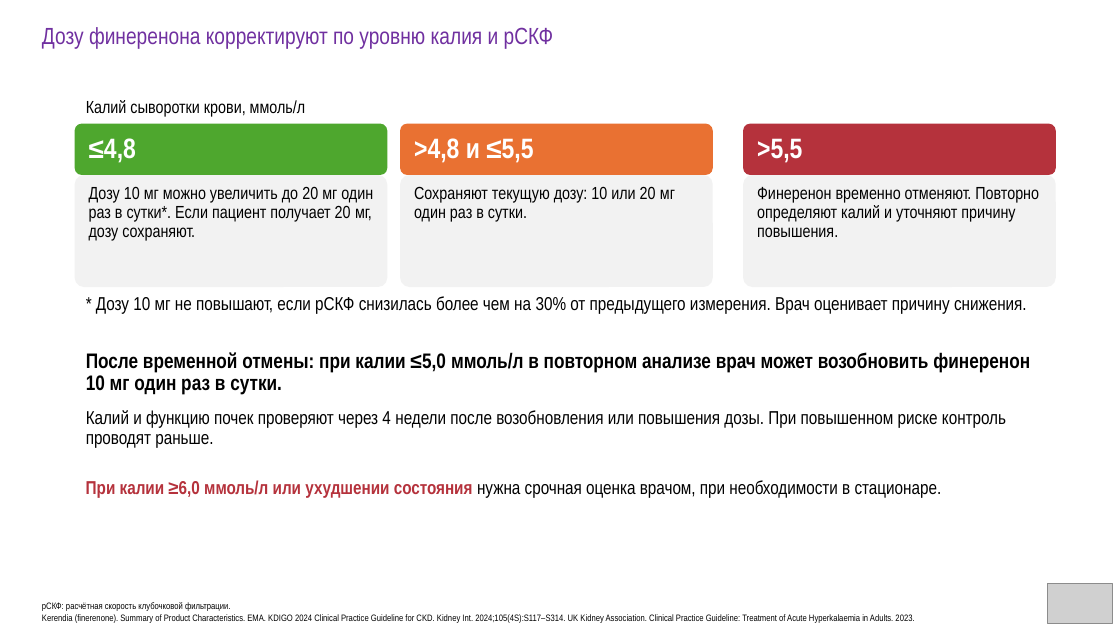
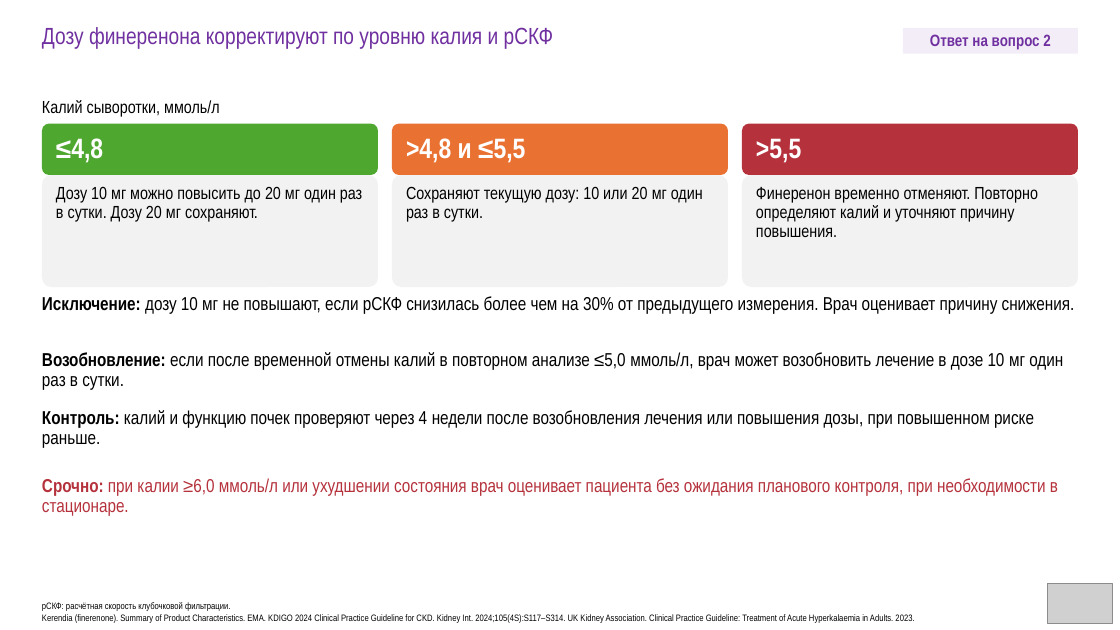
Before and after one commit to drabdulbosit1-eng/my-test-cloud, a slide deck: slide 34 of finerenone/Finerenone_Levin_reviewed.pptx (slide 32 before the commit). Drawn at 1120x630 pixels with LibreOffice and Linux fonts; fonts in the diff are those of the drawing; grey boxes stand for pictures. Boxes give left, top, right and bottom in pixels: in the first picture for what was removed or moved away, otherwise in the second. Text is boxed around its words. In the diff, an @@ line names an element or a change of style, - is before the commit and + after.

```diff
--- a/finerenone/Finerenone_Levin_reviewed.pptx
+++ b/finerenone/Finerenone_Levin_reviewed.pptx
@@ rectangle added at (x1=903, y1=28, x2=1078, y2=54), fill #F3EDF8, 14 pt, text #7030A0, bold @@
+Ответ на вопрос 2
@@ text at (x1=42, y1=100, x2=219, y2=117): text changed @@
-Калий сыворотки крови, ммоль/л
+Калий сыворотки, ммоль/л
@@ rounded rectangle resized from (x1=75, y1=124, x2=387, y2=175) to (x1=42, y1=124, x2=378, y2=175) @@
@@ text "≤4,8" moved from (x1=89, y1=138, x2=136, y2=163) to (x1=56, y1=138, x2=103, y2=163) @@
@@ rounded rectangle resized from (x1=400, y1=124, x2=712, y2=175) to (x1=392, y1=124, x2=728, y2=175) @@
@@ text ">4,8 и ≤5,5" moved from (x1=414, y1=138, x2=533, y2=163) to (x1=406, y1=138, x2=525, y2=163) @@
@@ rounded rectangle resized from (x1=744, y1=124, x2=1056, y2=175) to (x1=742, y1=124, x2=1078, y2=175) @@
@@ rounded rectangle resized from (x1=75, y1=175, x2=387, y2=287) to (x1=42, y1=175, x2=378, y2=287) @@
@@ rounded rectangle resized from (x1=400, y1=175, x2=712, y2=287) to (x1=392, y1=175, x2=728, y2=287) @@
@@ rounded rectangle resized from (x1=744, y1=175, x2=1056, y2=287) to (x1=742, y1=175, x2=1078, y2=287) @@
@@ text at (x1=56, y1=186, x2=362, y2=222): text changed @@
-Дозу 10 мг можно увеличить до 20 мг один раз в сутки*. Если пациент получает 20 мг, дозу сохраняют.
+Дозу 10 мг можно повысить до 20 мг один раз в сутки. Дозу 20 мг сохраняют.
@@ text "Сохраняют текущую дозу: 10 или ..." rewrapped from (x1=414, y1=186, x2=675, y2=222) to (x1=406, y1=186, x2=703, y2=222) @@
@@ text at (x1=42, y1=296, x2=1075, y2=314): text changed @@
-* Дозу 10 мг не повышают, если рСКФ снизилась более чем на 30% от предыдущего измерения. Врач оценивает причину снижения.
+Исключение: дозу 10 мг не повышают, если рСКФ снизилась более чем на 30% от предыдущего измерения. Врач оценивает причину снижения.
@@ text at (x1=42, y1=352, x2=1063, y2=390): text changed; size 18 to 16 pt; bold off @@
-После временной отмены: при калии ≤5,0 ммоль/л в повторном анализе врач может возобновить финеренон 10 мг один раз в сутки.
+Возобновление: если после временной отмены калий в повторном анализе ≤5,0 ммоль/л, врач может возобновить лечение в дозе 10 мг один раз в сутки.
@@ text at (x1=42, y1=410, x2=1034, y2=448): text changed @@
-Калий и функцию почек проверяют через 4 недели после возобновления или повышения дозы. При повышенном риске контроль проводят раньше.
+Контроль: калий и функцию почек проверяют через 4 недели после возобновления лечения или повышения дозы, при повышенном риске раньше.
@@ text at (x1=42, y1=478, x2=1058, y2=516): text changed; text colour #000000 to #B5323C @@
-При калии ≥6,0 ммоль/л или ухудшении состояния нужна срочная оценка врачом, при необходимости в стационаре.
+Срочно: при калии ≥6,0 ммоль/л или ухудшении состояния врач оценивает пациента без ожидания планового контроля, при необходимости в стационаре.
```
Also in this commit, not shown: 45 other slides changed, 2 slides added, 1 slide removed, 1 other file.
